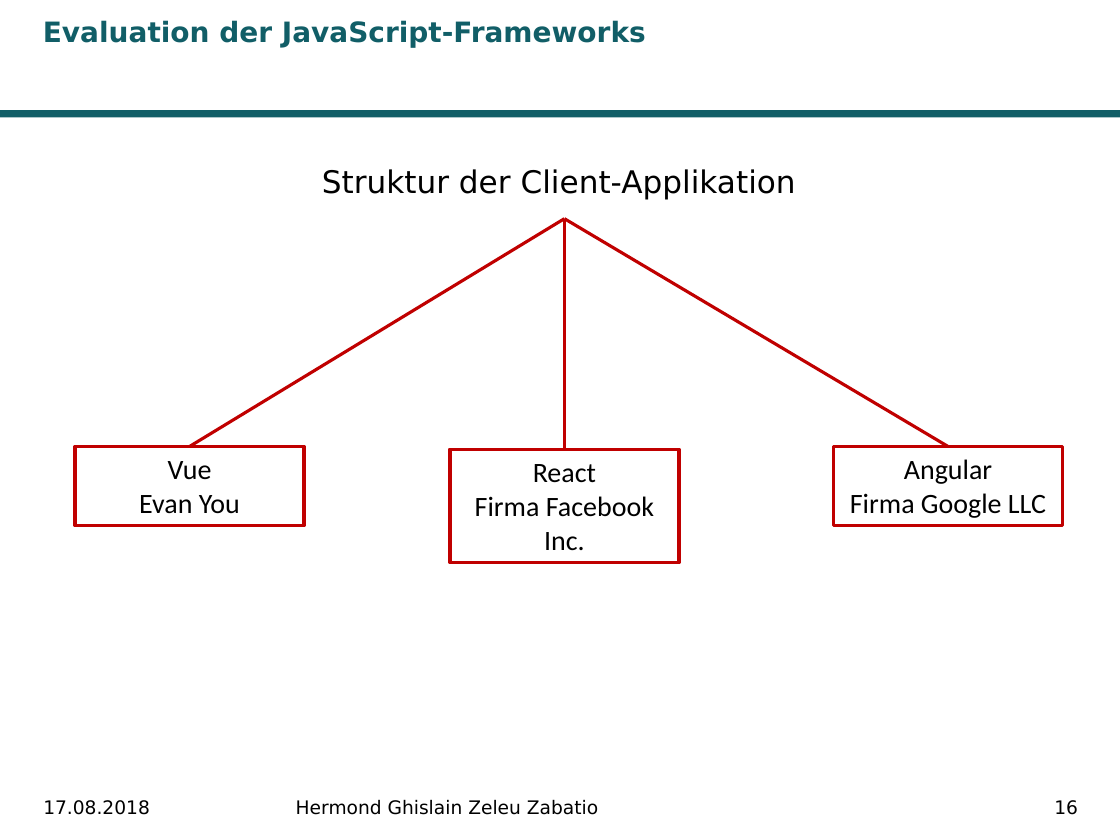
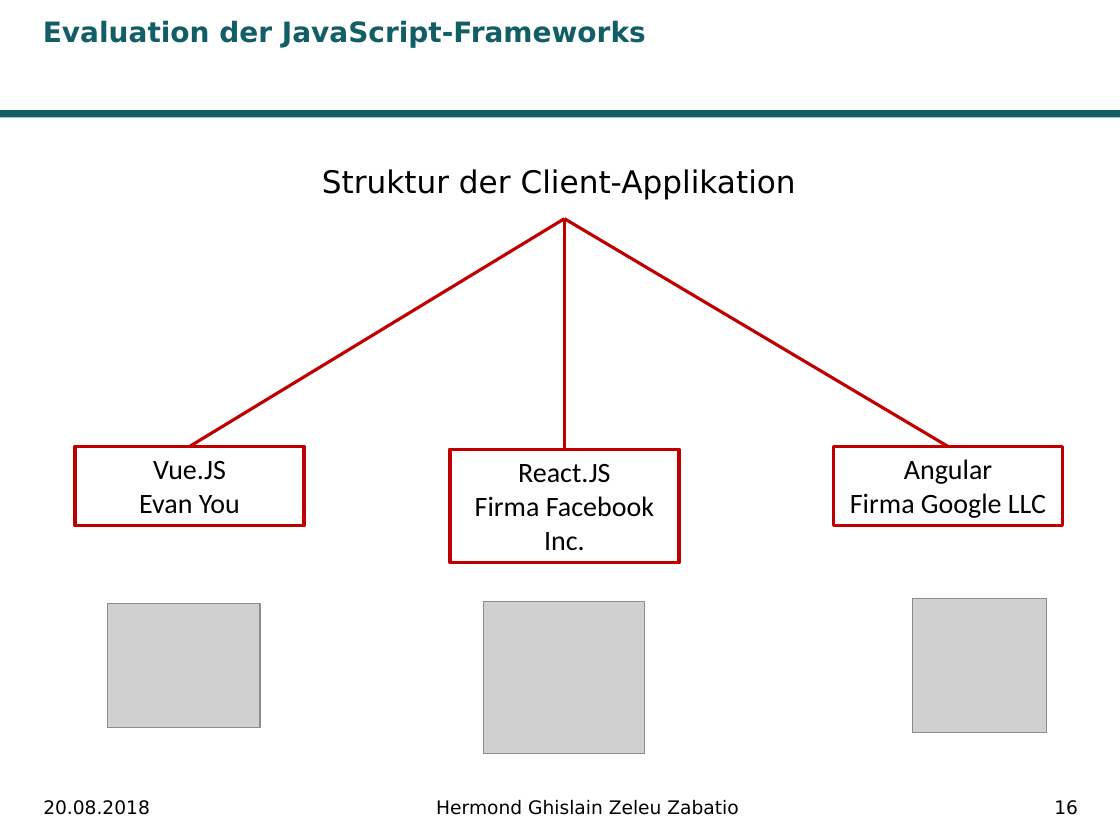
Before and after one commit to Ghislain1/zoe-fb-app, a slide deck: slide 16 of Master-Abschluss.pptx. Drawn at 1120x840 pixels with LibreOffice and Linux fonts; fonts in the diff are those of the drawing; grey boxes stand for pictures; background and template pictures are left out. Boxes give left, top, right and bottom in pixels: in the first picture for what was removed or moved away, otherwise in the second. Text is boxed around its words. In the diff, an @@ line names an element or a change of style, - is before the commit and + after.

```diff
--- a/Master-Abschluss.pptx
+++ b/Master-Abschluss.pptx
@@ text in rectangle at box(153, 461, 226, 480): text changed @@
-Vue
+Vue.JS
@@ text in rectangle at box(518, 464, 610, 483): text changed @@
-React
+React.JS
@@ picture added at box(913, 598, 1047, 732) @@
@@ picture added at box(108, 604, 260, 727) @@
@@ picture added at box(484, 601, 645, 753) @@
@@ text at box(43, 800, 150, 815): text changed @@
-17.08.2018
+20.08.2018
@@ text "Hermond Ghislain Zeleu Zabatio" at box(436, 799, 738, 815): alignment left to centre @@
```
Also in this commit, not shown: 28 other slides changed, 1 other file.
